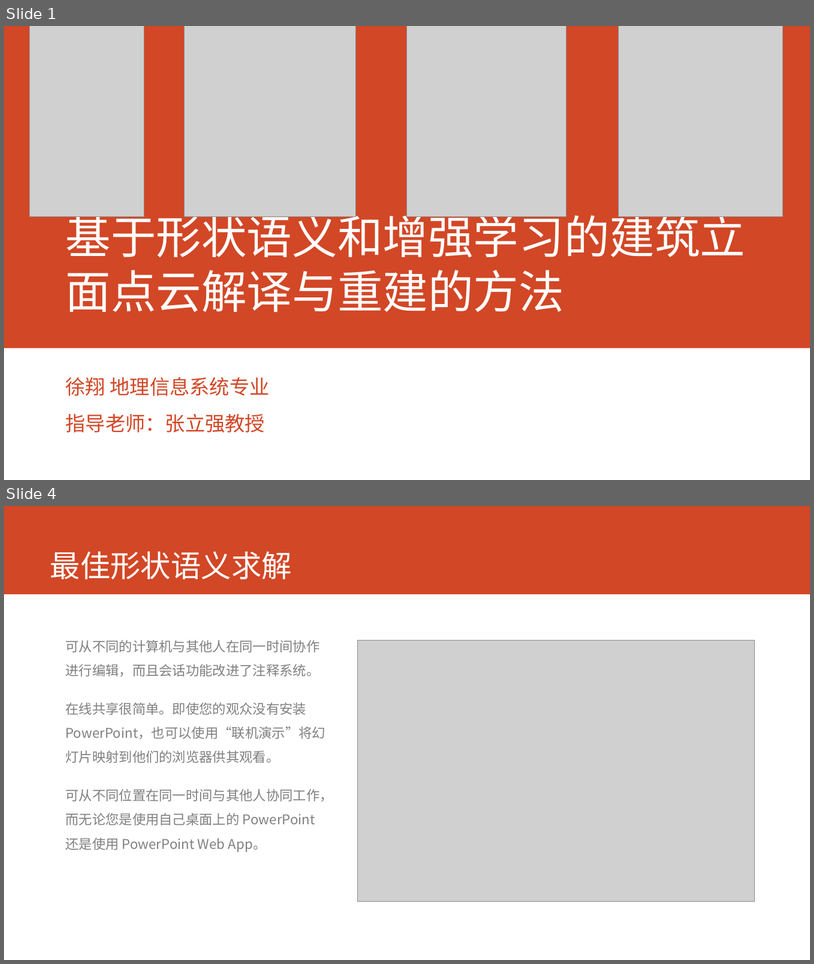
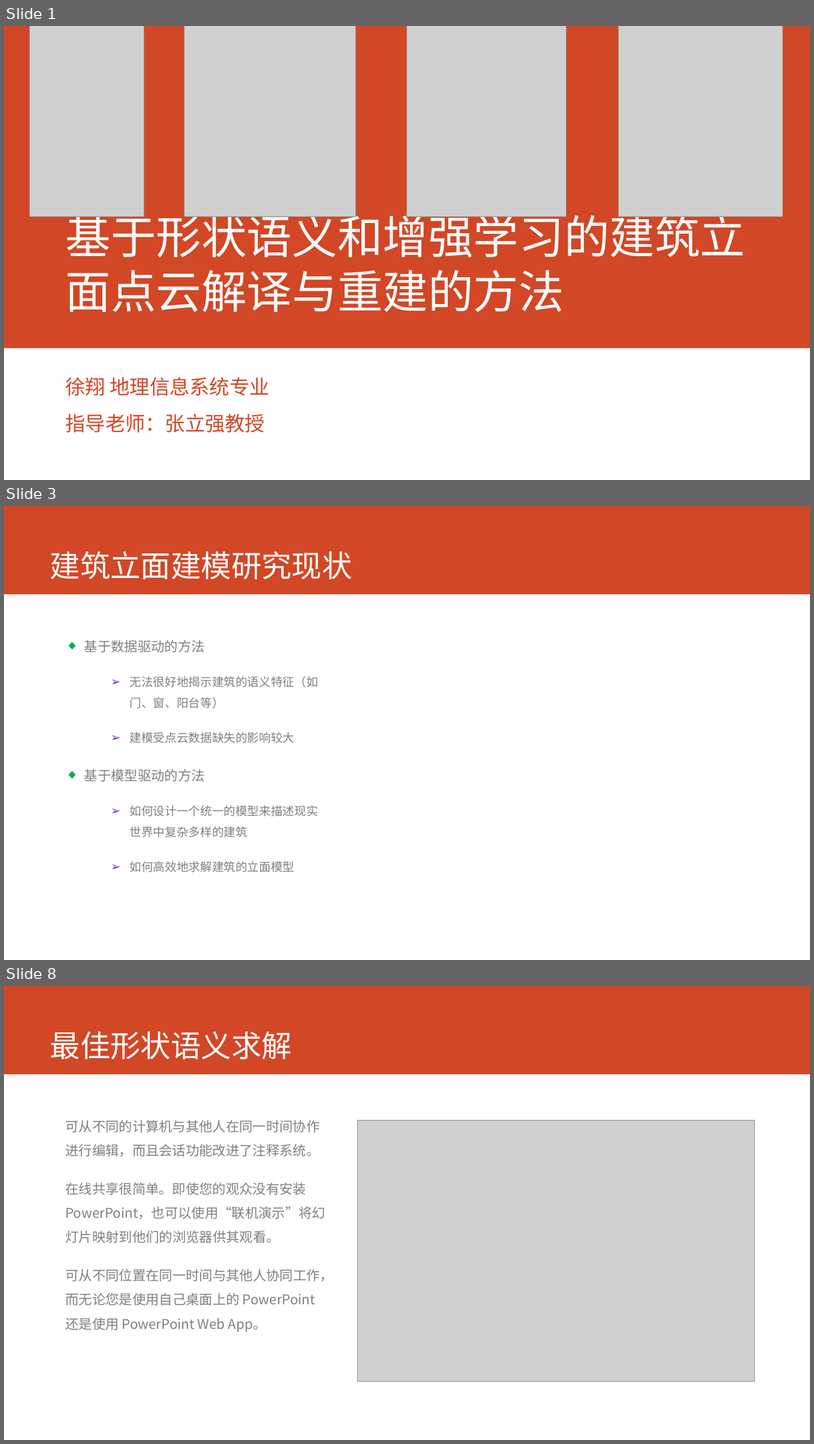
Before and after one commit to cartosquare/graduation-thesis-defenses, a slide deck: 基于形状语义和增强学习的建筑.pptx. Shown one above the other, each under a label of ours: slides 1 and 4 before the commit, slides 1, 3 and 8 after it; the slides between them are not shown. The pictures are 814x964 and 814x1444 pixels, drawn with LibreOffice and Linux fonts; fonts in the diff are those of the drawing; grey boxes stand for pictures. Boxes give left, top, right and bottom in pixels: in the first picture for what was removed or moved away, otherwise in the second. Text is boxed around its words. In the diff, an @@ line names an element or a change of style, - is before the commit and + after.

Commit message:
形状语义部分初稿

```diff
--- a/基于形状语义和增强学习的建筑.pptx
+++ b/基于形状语义和增强学习的建筑.pptx
@@ slide 3 added at [4, 506, 810, 960], background #FFFFFF; not listed: 1 template element that a slide beside it also shows @@
@@ title added at [50, 551, 353, 579], 36 pt, text #FFFFFF @@
+建筑立面建模研究现状
@@ text added at [84, 640, 318, 872], 14 pt, text #808080 @@
+◆ 基于数据驱动的方法
+  ➢ 无法很好地揭示建筑的语义特征（如门、窗、阳台等）
+  ➢ 建模受点云数据缺失的影响较大
+◆ 基于模型驱动的方法
+  ➢ 如何设计一个统一的模型来描述现实世界中复杂多样的建筑
+  ➢ 如何高效地求解建筑的立面模型
@@ what was slide 4 is now slide 8 @@
```
Also in this commit, not shown: 1 slide changed, 5 other slides added, 2 slides removed, 3 other files.
